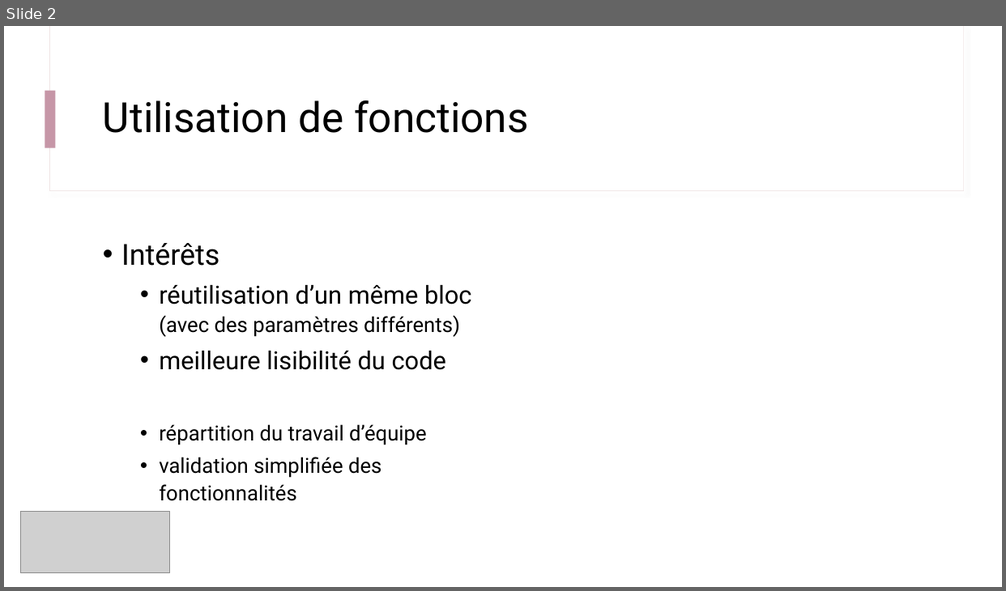
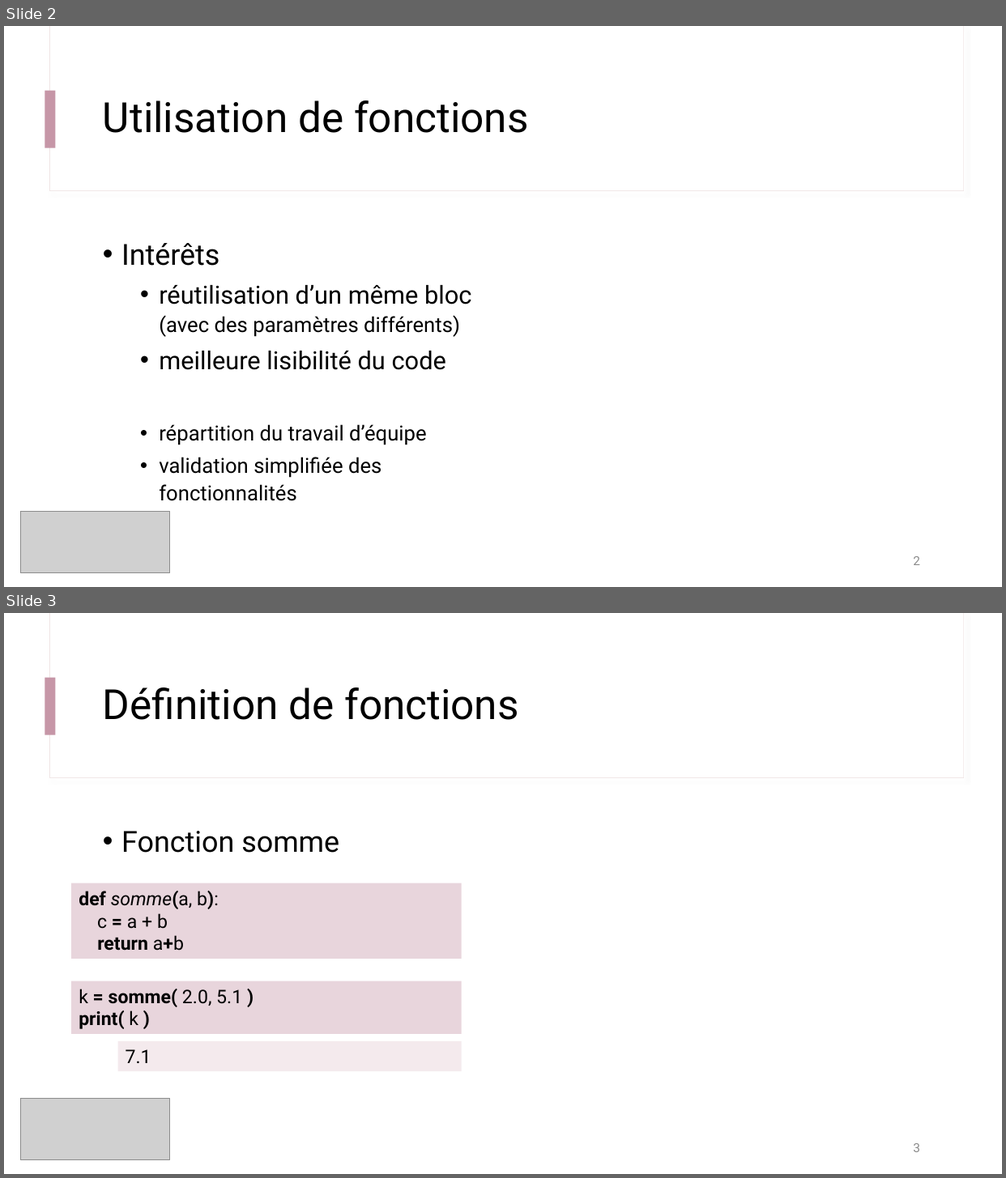
Before and after one commit to IOGS-Digital-Methods/semester-5, a slide deck: s5_outils_numeriques/b1_outils_numeriques/seance1_demistifier_python/B1_2_Fonctions_Modules.pptx. Shown one above the other, each under a label of ours: slide 2 before the commit, slides 2 and 3 after it. The pictures are 1006x591 and 1006x1178 pixels, drawn with LibreOffice and Linux fonts; fonts in the diff are those of the drawing; grey boxes stand for pictures. Boxes give left, top, right and bottom in pixels: in the first picture for what was removed or moved away, otherwise in the second. Text is boxed around its words. In the diff, an @@ line names an element or a change of style, - is before the commit and + after.

```diff
--- a/s5_outils_numeriques/b1_outils_numeriques/seance1_demistifier_python/B1_2_Fonctions_Modules.pptx
+++ b/s5_outils_numeriques/b1_outils_numeriques/seance1_demistifier_python/B1_2_Fonctions_Modules.pptx
@@ slide 3 added at <box>4,613,1002,1174</box>, background #FFFFFF; not listed: 3 template elements that a slide beside it also shows @@
@@ title added at <box>103,688,518,720</box>, 40 pt, text #000000 @@
+Définition de fonctions
@@ text added at <box>121,831,339,853</box>, 28 pt, text #000000 @@
+• Fonction somme
@@ rectangle added at <box>71,884,462,959</box>, fill #E8D5DC, 18 pt, text #000000 @@
+def somme(a, b):
+c = a + b
+return a+b
@@ rectangle added at <box>71,982,462,1034</box>, fill #E8D5DC, 18 pt, text #000000, bold @@
+k = somme( 2.0, 5.1 )
+print( k )
@@ rectangle added at <box>117,1041,462,1071</box>, fill #F4EAED, 18 pt, text #000000 @@
+7.1
@@ picture added at <box>20,1099,170,1161</box> @@
@@ page number added at <box>913,1144,920,1152</box>, 12 pt, text #8C8C8C @@
+3
@@ slide 2 changed as well @@
@@ page number added at <box>913,557,920,565</box>, 12 pt, text #8C8C8C @@
+2
```
Also in this commit, not shown: 2 other slides changed, 7 other slides added, 45 other files.
